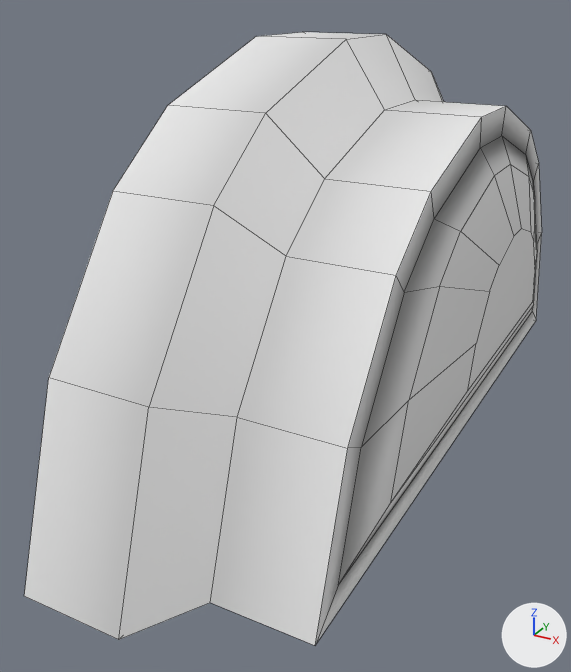
The OBJ model Assets/_Project/Asset/Meshes/Barometer.obj, before and after one commit.
Rendered twice from a camera (50 mm lens) standing at (0.68, -2.12, 1.24) and looking at (-0.35, -0.25, 0.31). The lights are fixed; the arrows at lower right show +X, +Y and +Z. Mesh edges are drawn as thin lines. Where no turn or scale is listed for an object, it has been applied to the vertices. Vertices at the same position are counted once.
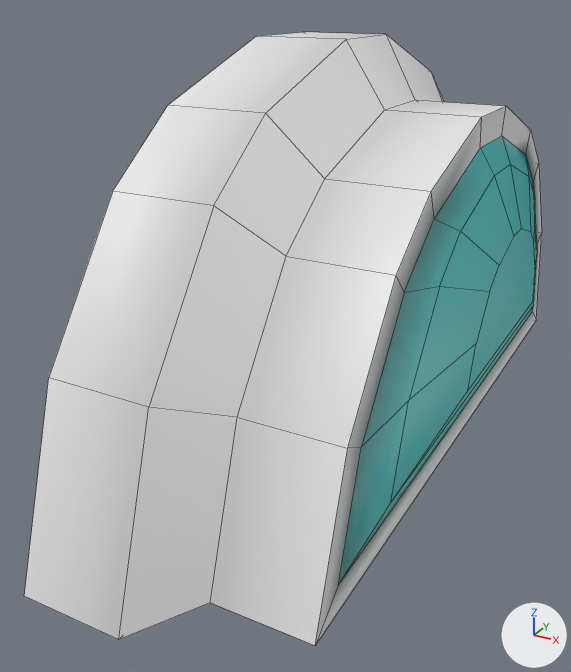
What differs and where, as boxes (x1, y1, x2, y2) in the pictures (571 x 672 px):
```json
{"part": 1, "of": "me_cylinder", "change": "recoloured", "before": [338, 136, 537, 584], "after": [338, 136, 537, 584], "on screen": "white to cyan"}
```

The change, as JSON lines over the scene's bpy script:
```json
{"op": "add", "block": "mat_glass", "code": ["mat_glass = principled_material('Glass')", "mat_glass.base_color = (0.0251, 0.8, 0.793)  # cyan #2ce7e6", "mat_glass.alpha = 0.523"]}
{"block": "me_cylinder", "where": "me_cylinder.from_pydata(...)  # 110 vertices, 104 faces; spans x -0.51..0.23, y -1.18..1.18, z 0.0..1.12"}
{"block": "me_cylinder", "where": "# used by ob_cylinder; location = (0.0, 0.0, 0.0)"}
{"block": "me_cylinder", "change": "me_cylinder part 1: 49 faces spanning x 0.1..0.23, y -0.89..0.89, z 0.07..0.87 switch from mat_vitre (white #e7e7e7) to mat_glass (cyan #2ce7e6)"}
```
